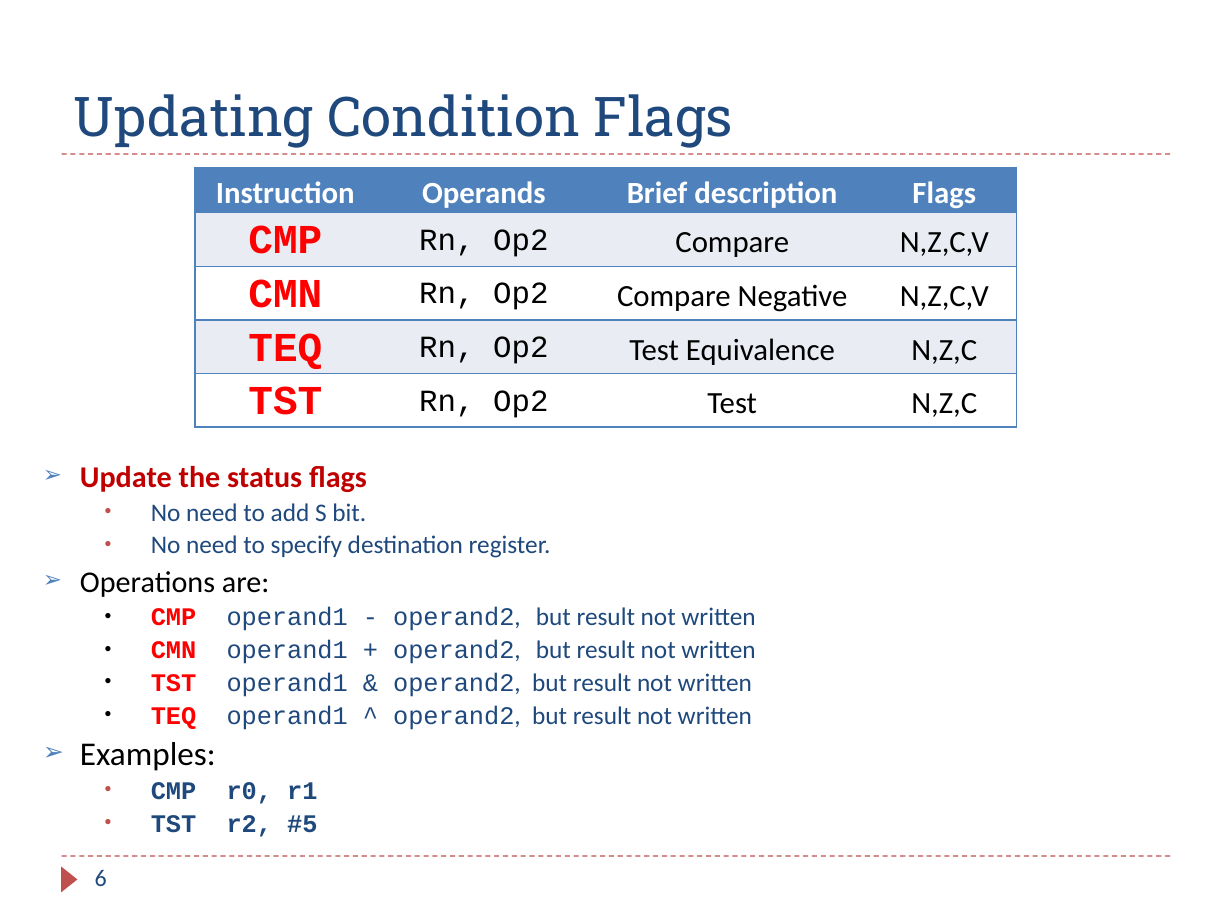
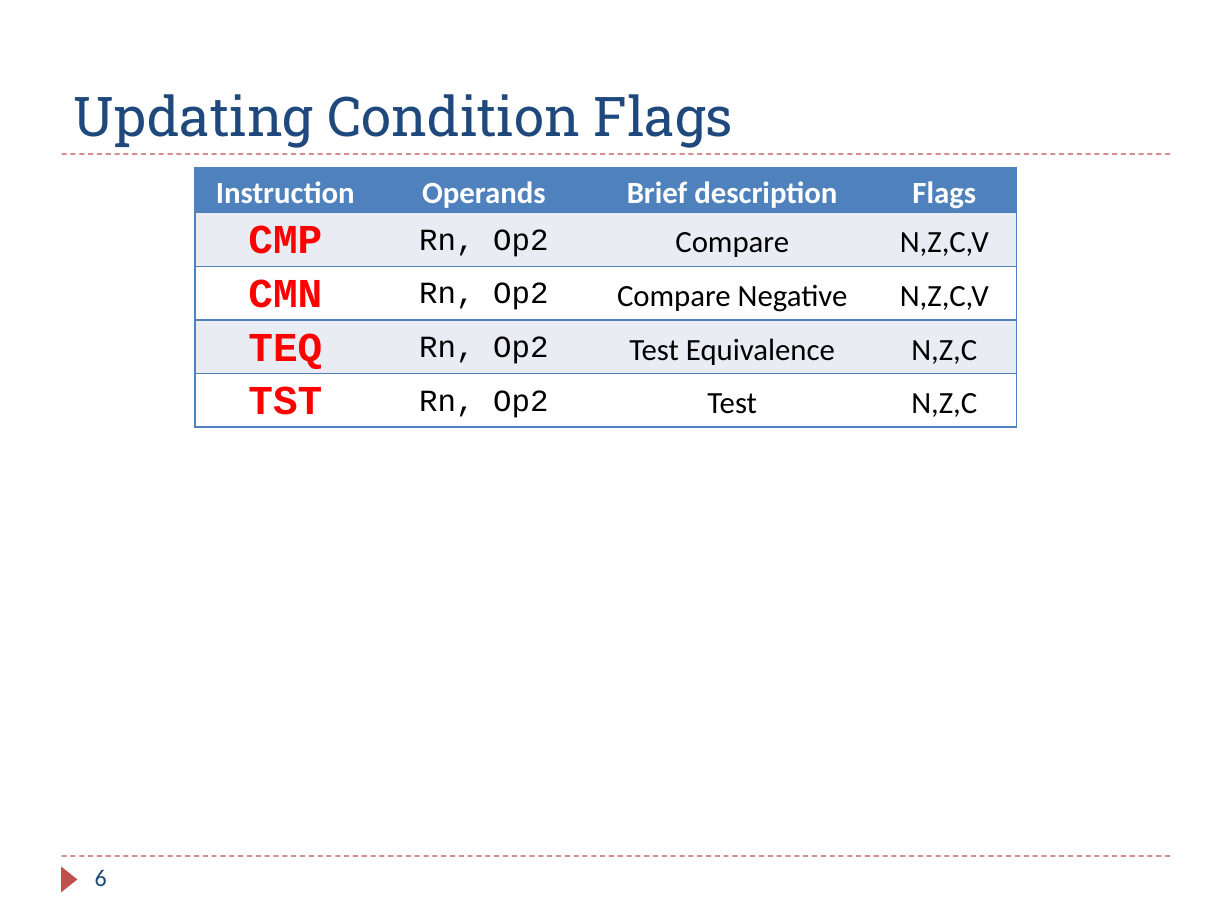
Before and after one commit to guhofstra/CSC111Fa25, a slide deck: slide 6 of PPTs/Ch6_ARM_Flow_Control.pptx. Drawn at 1232x924 pixels with LibreOffice and Linux fonts; fonts in the diff are those of the drawing; grey boxes stand for pictures. Boxes give left, top, right and bottom in pixels: in the first picture for what was removed or moved away, otherwise in the second. Text is boxed around its words. In the diff, an @@ line names an element or a change of style, - is before the commit and + after.

```diff
--- a/PPTs/Ch6_ARM_Flow_Control.pptx
+++ b/PPTs/Ch6_ARM_Flow_Control.pptx
@@ text removed at [80,466,755,837] @@
-➢ Update the status flags
-  • No need to add S bit.
-  • No need to specify destination register.
-➢ Operations are:
-  • CMP operand1 - operand2, but result not written
-  • CMN operand1 + operand2, but result not written
-  • TST operand1 & operand2, but result not written
-  • TEQ operand1 ^ operand2, but result not written
-➢ Examples:
-  • CMP r0, r1
-  • TST r2, #5
```
Also in this commit, not shown: 2 other slides changed, 3 slides added, 4 slides removed, 25 other files.
